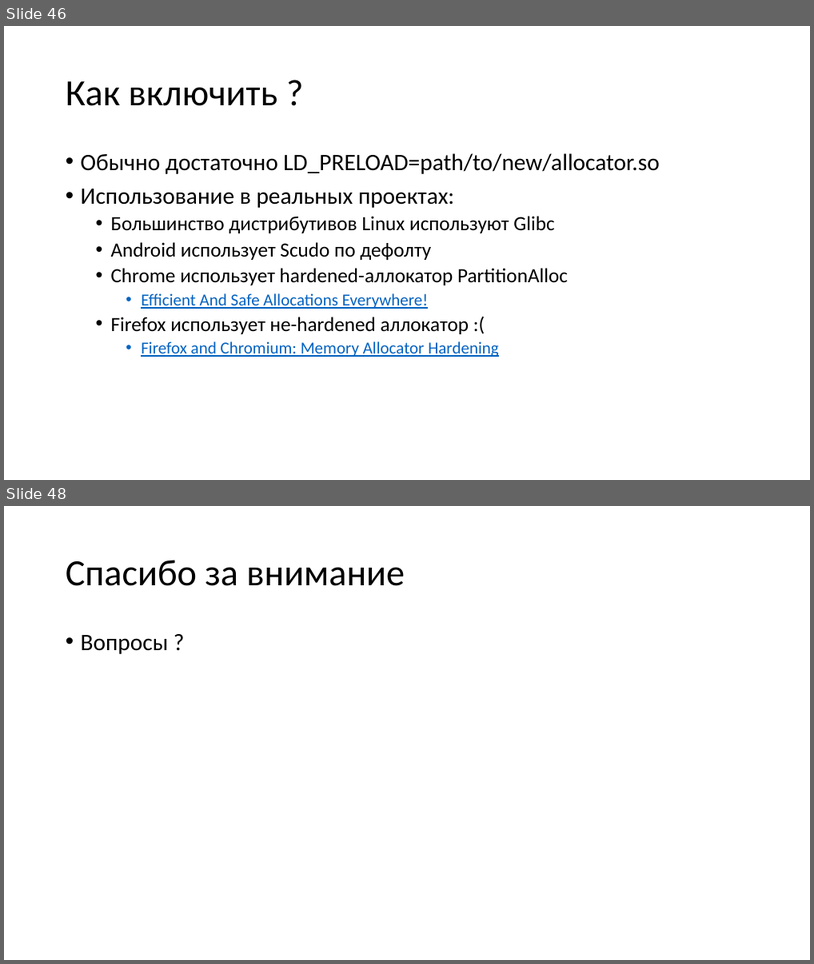
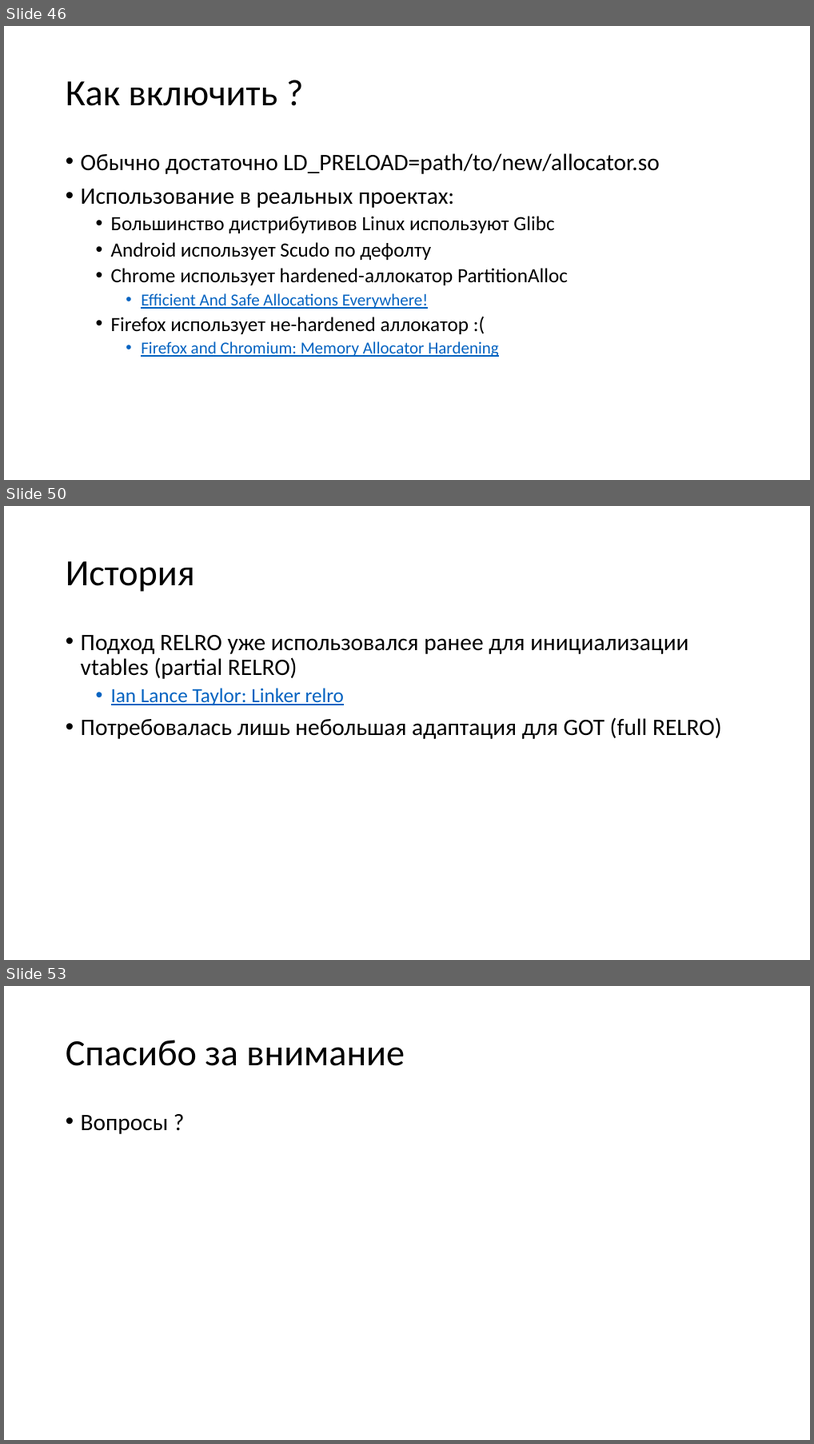
Before and after one commit to yugr/slides, a slide deck: CppZeroCost/2025/RU.pptx. Shown one above the other, each under a label of ours: slides 46 and 48 before the commit, slides 46, 50 and 53 after it; the slides between them are not shown. The pictures are 814x964 and 814x1444 pixels, drawn with LibreOffice and Linux fonts; fonts in the diff are those of the drawing. Boxes give left, top, right and bottom in pixels: in the first picture for what was removed or moved away, otherwise in the second. Text is boxed around its words. In the diff, an @@ line names an element or a change of style, - is before the commit and + after.

Commit message:
Added slides for RELRO.

```diff
--- a/CppZeroCost/2025/RU.pptx
+++ b/CppZeroCost/2025/RU.pptx
@@ slide 50 added at box(4, 506, 810, 960), background #FFFFFF @@
@@ title added at box(66, 561, 195, 592), 44 pt, text #000000 @@
+История
@@ text added at box(81, 635, 722, 739), 28 pt, text #000000 @@
+• Подход RELRO уже использовался ранее для инициализации vtables (partial RELRO)
+  • Ian Lance Taylor: Linker relro
+• Потребовалась лишь небольшая адаптация для GOT (full RELRO)
@@ what was slide 48 is now slide 53 @@
```
Also in this commit, not shown: 2 slides changed, 4 other slides added, 1 other file.
